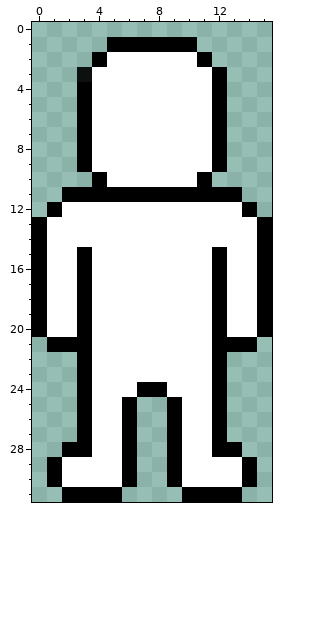
Pixel-art sprite -- data/player/back0.png. Above: the version before the commit.
The file is 16x32 pixels.
Now the later version:
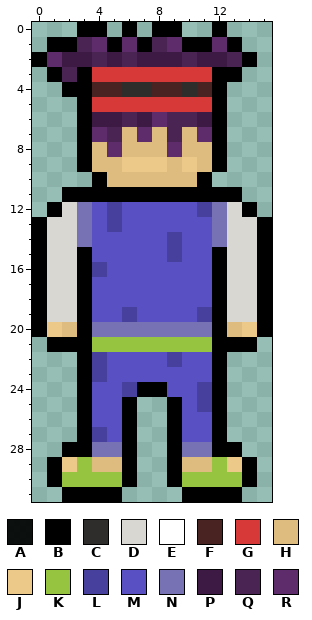
Palette (. is transparent): A #000000ea  B #000000  C #2f2c2c  D #d9d7d2  E #ffffff  F #492222  G #d73939  H #debc80  J #ecc889  K #97c440  L #47409d  M #5951c3  N #7672b3  P #3c1a44  Q #4a2453  R #5e2c6b
Change:
@@ x 0..15 @@
- 0 ................
- 1 .....BBBBBB.....
- 2 ....BEEEEEEB....
- 3 ...AEEEEEEEEB...
- 4 ...BEEEEEEEEB...
- 5 ...BEEEEEEEEB...
- 6 ...BEEEEEEEEB...
- 7 ...BEEEEEEEEB...
- 8 ...BEEEEEEEEB...
- 9 ...BEEEEEEEEB...
-10 ....BEEEEEEB....
+ 0 ...BB.B.BB..B...
+ 1 .BBQRBRBQRBBRB..
+ 2 BRPPQPQPPPQPPQB.
+ 3 .BQBGGGGGGGGBB..
+ 4 ..BBFFCCFFCFB...
+ 5 ...BGGGGGGGGB...
+ 6 ...BPPQPRQQPB...
+ 7 ...BRQHRHQHRB...
+ 8 ...BHRHHHRHHB...
+ 9 ...BHHJJJHJHB...
+10 ....BHHHHHHB....
 11 ..BBBBBBBBBBBB..
-12 .BEEEEEEEEEEEEB.
-13 BEEEEEEEEEEEEEEB
-14 BEEEEEEEEEEEEEEB
-15 BEEBEEEEEEEEBEEB
-16 BEEBEEEEEEEEBEEB
-17 BEEBEEEEEEEEBEEB
-18 BEEBEEEEEEEEBEEB
-19 BEEBEEEEEEEEBEEB
-20 BEEBEEEEEEEEBEEB
-21 .BBBEEEEEEEEBBB.
-22 ...BEEEEEEEEB...
-23 ...BEEEEEEEEB...
-24 ...BEEEBBEEEB...
-25 ...BEEB..BEEB...
-26 ...BEEB..BEEB...
-27 ...BEEB..BEEB...
-28 ..BBEEB..BEEBB..
-29 .BEEEEB..BEEEEB.
-30 .BEEEEB..BEEEEB.
+12 .BDNMLMMMMMLNDB.
+13 BDDNMLMMMMMMNDDB
+14 BDDNMMMMMLMMNDDB
+15 BDDBMMMMMLMMBDDB
+16 BDDBLMMMMMMMBDDB
+17 BDDBMMMMMMMMBDDB
+18 BDDBMMMMMMMMBDDB
+19 BDDBMMLMMMMLBDDB
+20 BJHBNNNNNNNNBHJB
+21 .BBBKKKKKKKKBBB.
+22 ...BLMMMMLMMB...
+23 ...BLMMMMMMMB...
+24 ...BMMLBBMMLB...
+25 ...BMMB..BMLB...
+26 ...BMMB..BMMB...
+27 ...BLMB..BMMB...
+28 ..BBNNB..BNNBB..
+29 .BJKHHB..BHHKJB.
+30 .BKKKKB..BKKKKB.
 31 ..BBBB....BBBB..
Where, in picture pixels (left, top, right, bottom), the same in both pictures:
changed: (32, 22, 257, 487)
